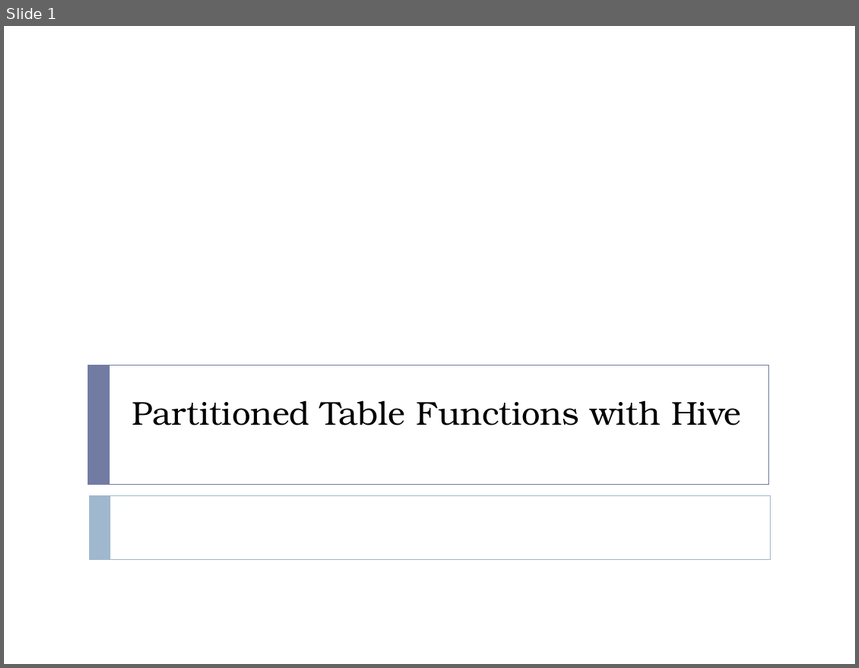
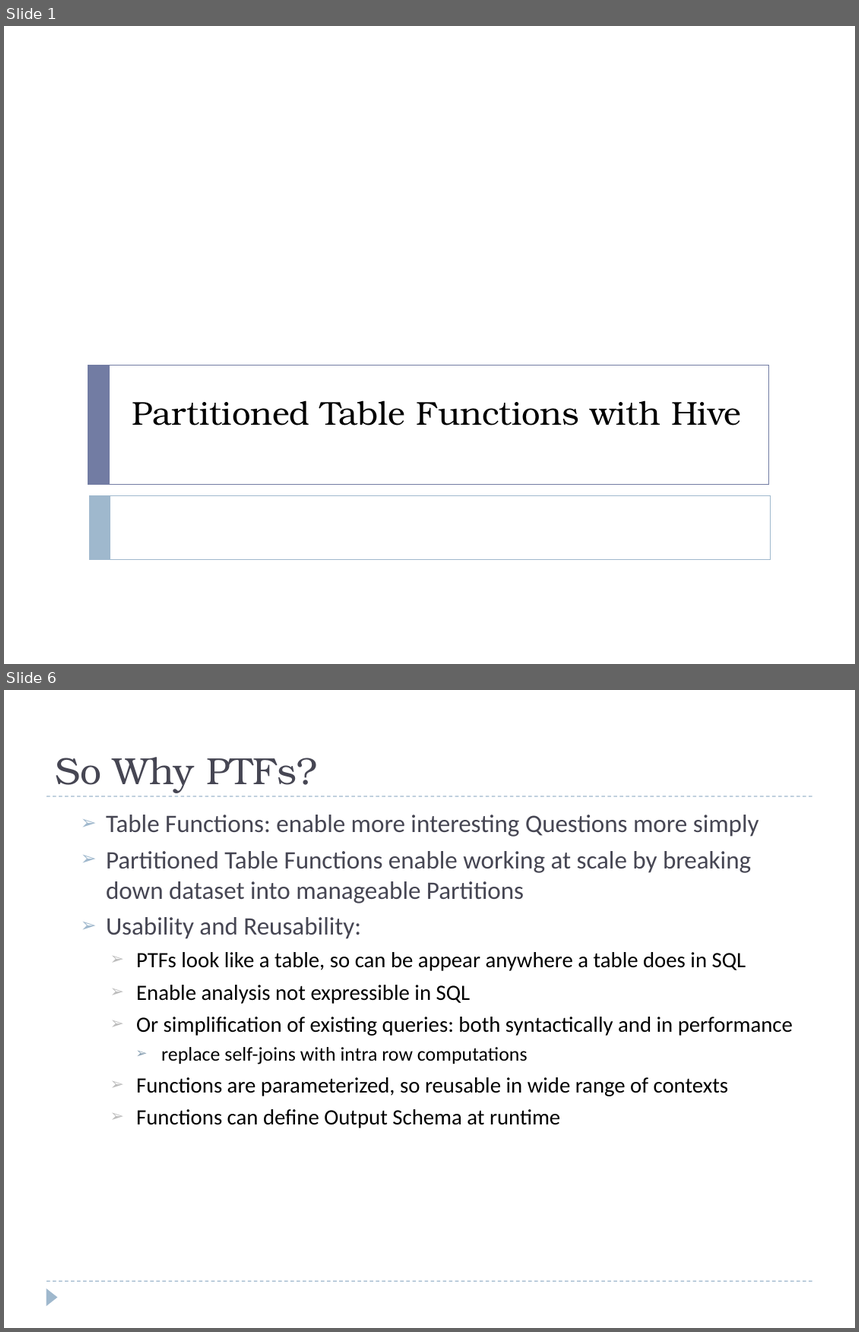
Before and after one commit to hbutani/SQLWindowing, a slide deck: docs/SQW.ppt. Shown one above the other, each under a label of ours: slide 1 before the commit, slides 1 and 6 after it; the slides between them are not shown. The pictures are 859x668 and 859x1332 pixels, drawn with LibreOffice and Linux fonts; fonts in the diff are those of the drawing. Boxes give left, top, right and bottom in pixels: in the first picture for what was removed or moved away, otherwise in the second. Text is boxed around its words. In the diff, an @@ line names an element or a change of style, - is before the commit and + after.

```diff
--- a/docs/SQW.ppt
+++ b/docs/SQW.ppt
@@ slide 6 added at (4, 690, 855, 1328), background #FFFFFF @@
@@ title added at (55, 757, 317, 793), 32 pt, text #464653 @@
+So Why PTFs?
@@ line added from (47, 796) to (813, 796), #9FB8CD 0.74 pt dashed @@
@@ text added at (106, 815, 793, 1129), 18.5 pt, text #000000 @@
+  ➢ Table Functions: enable more interesting Questions more simply
+  ➢ Partitioned Table Functions enable working at scale by breaking down dataset into manageable Partitions
+  ➢ Usability and Reusability:
+    ➢ PTFs look like a table, so can be appear anywhere a table does in SQL
+    ➢ Enable analysis not expressible in SQL
+    ➢ Or simplification of existing queries: both syntactically and in performance
+      ➢ replace self-joins with intra row computations
+    ➢ Functions are parameterized, so reusable in wide range of contexts
+    ➢ Functions can define Output Schema at runtime
@@ line added from (47, 1281) to (813, 1281), #9FB8CD 0.74 pt dashed @@
@@ triangle added at (47, 1288, 58, 1306), fill #9FB8CD @@
```
Also in this commit, not shown: 5 slides changed, 12 other slides added.
